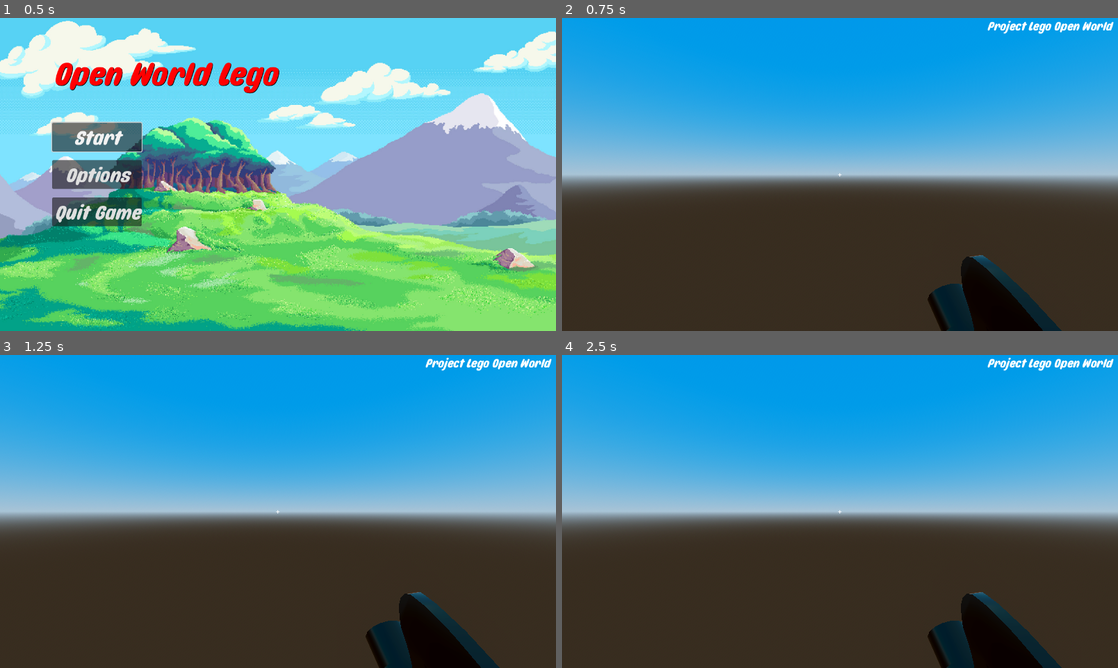
Above: before the commit, frames 1-4 (two rows, left to right).
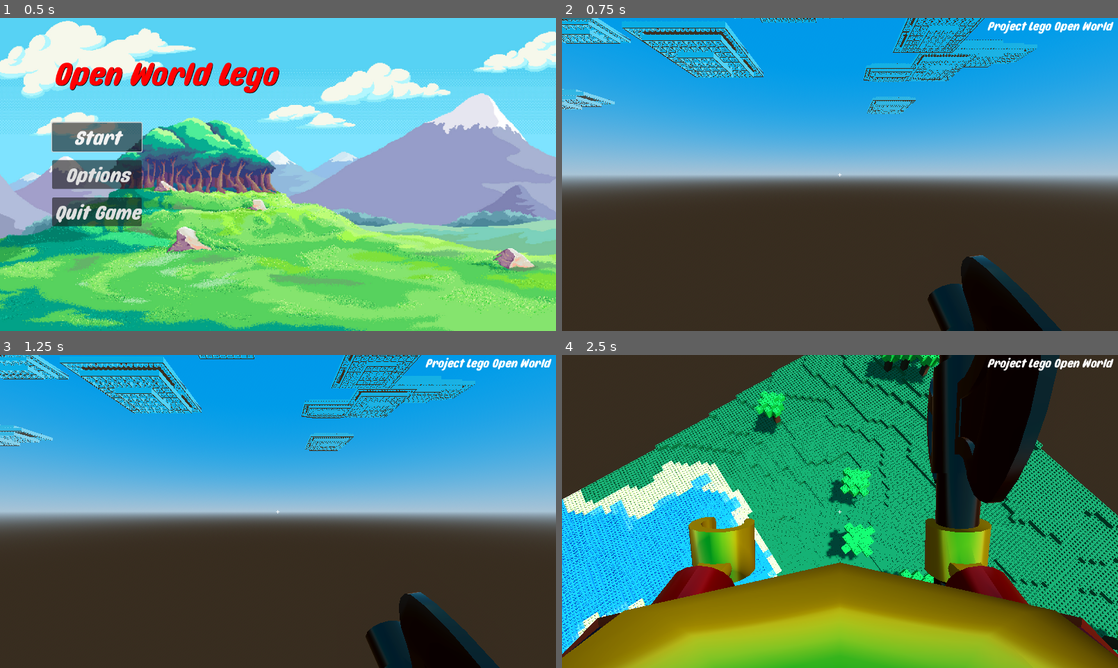
Above: after the commit, the same moments.

Repository: AlbinHorlaville/open-world-lego
Game: Godot game, scene res://menu/FirstMenu/main_menu.tscn
Two runs of this game, one before a commit and one after it. Both use one fixed random seed, a clock stepped at 60 frames per second and the inputs below.
Inputs (mouse positions are in pixels of both pictures, inside the frame that each line leads up to):
- Up to frame 1 (0.5 s): no input
- Up to frame 2 (0.75 s): click "Start" at 0.5 s
- Up to frame 3 (1.25 s): no input
- Up to frame 4 (2.5 s): move the mouse to (812, 574) at 1.27 s; hold Right mouse button (Action) 1.28-2.03 s; hold Z (move_forward) from 1.28 s (still down); tap Space (jump) at 1.52, 2.27 s; click (812, 574) at 1.55 s; move the mouse to (1006, 558) at 2.02 s; click (1006, 558) at 2.1 s; right-click (1006, 558) at 2.3 s

Frame 1 is identical in both runs. In frame 2, 3.8% of the frame differs, in the area x 0-86%, y 0-31%; in frame 3, 3.8%; in frame 4, 99%, in the area x 0-100%, y 0-100%.
Error before the commit: Parse Error: Identifier "e0" not declared in the current scope. (res://actor/player.gd:101)

Commit message:
Right Click Interaction finished. The player can now place some basics 2x2 blocks on the map, in front of the face we want of the block he is targeting.

Diff:
--- a/OpenWorldLego/actor/interactRay.gd
+++ b/OpenWorldLego/actor/interactRay.gd
@@ -1,9 +1,9 @@
 extends RayCast3D
 
-var current_block
+var b_destroying
 var destroyTimer : Timer
 var createTimer : Timer
-var lego
+var b_creating
 # Dimension Lego piece 2x2 = 16x16x9,6
 var hlego:float = 9.6/16
 
@@ -25,34 +25,64 @@
 	if createTimer.is_stopped() and Input.is_action_pressed("Action") and is_colliding():
 		var collided = get_collider()
 		var brick = dirt.instantiate()
-		brick.position = collided.position
-		lego = brick # Brick to save to add to the tree game
+
+		# In function of wich face we clicked on, we determine the position of the new object
+
+		brick.position = get_pos_object(collided.position)
+
+		b_creating = brick # Brick to save to add to the tree game
 		createTimer.start(0.1)
+
+# Return the position of the new object in function of the collision point
+func get_pos_object(pos_brick):
+	var size_col = get_collider().collision.shape.size
+	var pos_collision = get_collision_point()
+	# UP FACE
+	if pos_collision.y>=pos_brick.y-0.1 and pos_collision.y<=pos_brick.y+0.1:
+		return pos_brick+Vector3(0, hlego, 0)
+	# DOWN FACE
+	if pos_collision.y>=pos_brick.y-size_col.y-0.1 and pos_collision.y<=pos_brick.y-size_col.y+0.1:
+		return pos_brick+Vector3(0, -hlego, 0)
+	# EAST FACE
+	if pos_collision.x>=pos_brick.x+size_col.x/2-0.1 and pos_collision.x<=pos_brick.x+size_col.x/2+0.1:
+		return pos_brick+Vector3(1, 0, 0)
+	# WEST FACE
+	if pos_collision.x>=pos_brick.x-size_col.x/2-0.1 and pos_collision.x<=pos_brick.x-size_col.x/2+0.1:
+		return pos_brick+Vector3(-1, 0, 0)
+	# NORTH FACE
+	if pos_collision.z>=pos_brick.z+size_col.z/2-0.1 and pos_collision.z<=pos_brick.z+size_col.z/2+0.1:
+		return pos_brick+Vector3(0, 0, 1)
+	# SOUTH FACE
+	if pos_collision.z>=pos_brick.z-size_col.z/2-0.1 and pos_collision.z<=pos_brick.z-size_col.z/2+0.1:
+		return pos_brick+Vector3(0, 0, -1)
+	# ERROR CASE
+	return null
+
 
 # Return a brick to add to the game tree
 func addNewBrick():
-	var res = lego
-	lego = null
+	var res = b_creating
+	b_creating = null
 	return res
 
 # Check if the player did a left click
 func handleLeftClick():
 	if Input.is_action_pressed("Hit") and is_colliding():
-		if current_block != get_collider():
-			if current_block!=null and current_block.has_method("is_destroyable"):
-				current_block.resetMaterial()
-			current_block = get_collider()
-			if current_block.has_method("is_destroyable"):
+		if b_destroying != get_collider():
+			if b_destroying!=null and b_destroying.has_method("is_destroyable"):
+				b_destroying.resetMaterial()
+			b_destroying = get_collider()
+			if b_destroying.has_method("is_destroyable"):
 				destroyTimer.start(1)
-				current_block.changeMaterial(load("res://materials/Destroying.tres"))
+				b_destroying.changeMaterial(load("res://materials/Destroying.tres"))
 	else:
-		if current_block!=null and current_block.has_method("is_destroyable"):
-			current_block.resetMaterial()
-		current_block = null
+		if b_destroying!=null and b_destroying.has_method("is_destroyable"):
+			b_destroying.resetMaterial()
+		b_destroying = null
 		destroyTimer.stop()
 
 
 func _on_timer_timeout() -> void:
-	if current_block!=null:
+	if b_destroying!=null:
 		# Destroy the block
-		current_block.free()
+		b_destroying.free()
--- a/OpenWorldLego/actor/player.gd
+++ b/OpenWorldLego/actor/player.gd
@@ -94,14 +94,11 @@
 func addNewBrick():
 	var brick = $Head/InteractRay.addNewBrick()
 	if brick!=null:
-		var vect = position - brick.position
-		brick.position+=vect/10
-		brick.position.x = int(brick.position.x)
-		brick.position.z = int(brick.position.z)
-		if vect.y<e0:
-			brick.position.y+=9.5/16
-		else:
-			brick.position.y-=9.5/16
+		# Avoid to put a block on the same position than the player
+		if position.x>=brick.position.x-1/2 and position.x<=brick.position.x+1/2:
+			if position.z>=brick.position.z-1/2 and position.z<=brick.position.z+1/2:
+				if position.y>=brick.position.y-0.1 and position.y<=brick.position.y+1.61+0.1:
+					return null
 	return brick
 
 func getCoordChunk():
--- a/OpenWorldLego/blocks/dirt.gd
+++ b/OpenWorldLego/blocks/dirt.gd
@@ -1,6 +1,8 @@
 extends StaticBody3D
 
 var material:Material
+
+@onready var collision = $CollisionShape3D
 
 func initMaterial(mat:Material)->void:
 	# get the instance
--- a/OpenWorldLego/blocks/dirt.tscn
+++ b/OpenWorldLego/blocks/dirt.tscn
@@ -7,14 +7,14 @@
 bounce = 0.5
 
 [sub_resource type="BoxShape3D" id="BoxShape3D_6vu28"]
-size = Vector3(1, 0.7, 1)
+size = Vector3(1, 0.600226, 1)
 
 [node name="Dirt" type="StaticBody3D"]
 physics_material_override = SubResource("PhysicsMaterial_5l8rk")
 script = ExtResource("1_86a72")
 
 [node name="CollisionShape3D" type="CollisionShape3D" parent="."]
-transform = Transform3D(1, 0, 0, 0, 1, 0, 0, 0, 1, 2.08165e-12, -0.25, 2.08165e-12)
+transform = Transform3D(1, 0, 0, 0, 1, 0, 0, 0, 1, 2.08165e-12, -0.299887, 2.08165e-12)
 shape = SubResource("BoxShape3D_6vu28")
 
 [node name="brick2x2" parent="." instance=ExtResource("2_ft7ma")]
